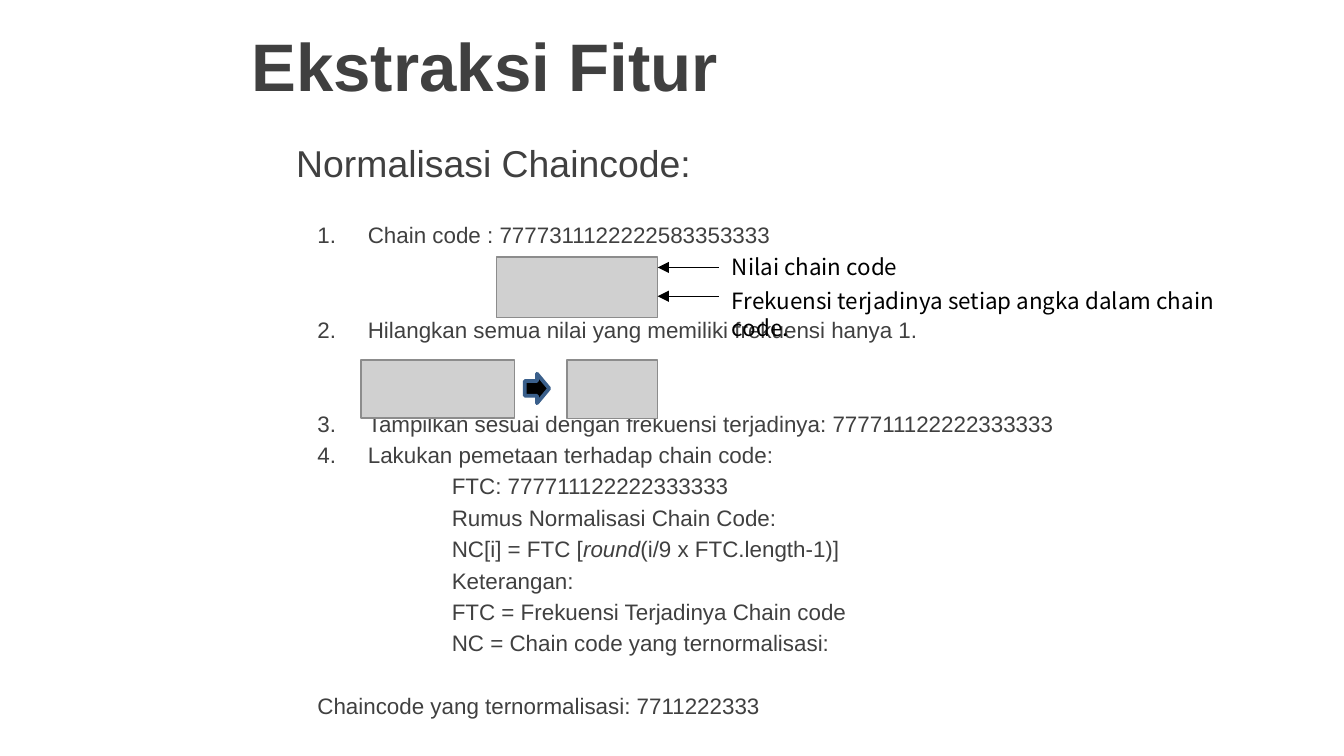
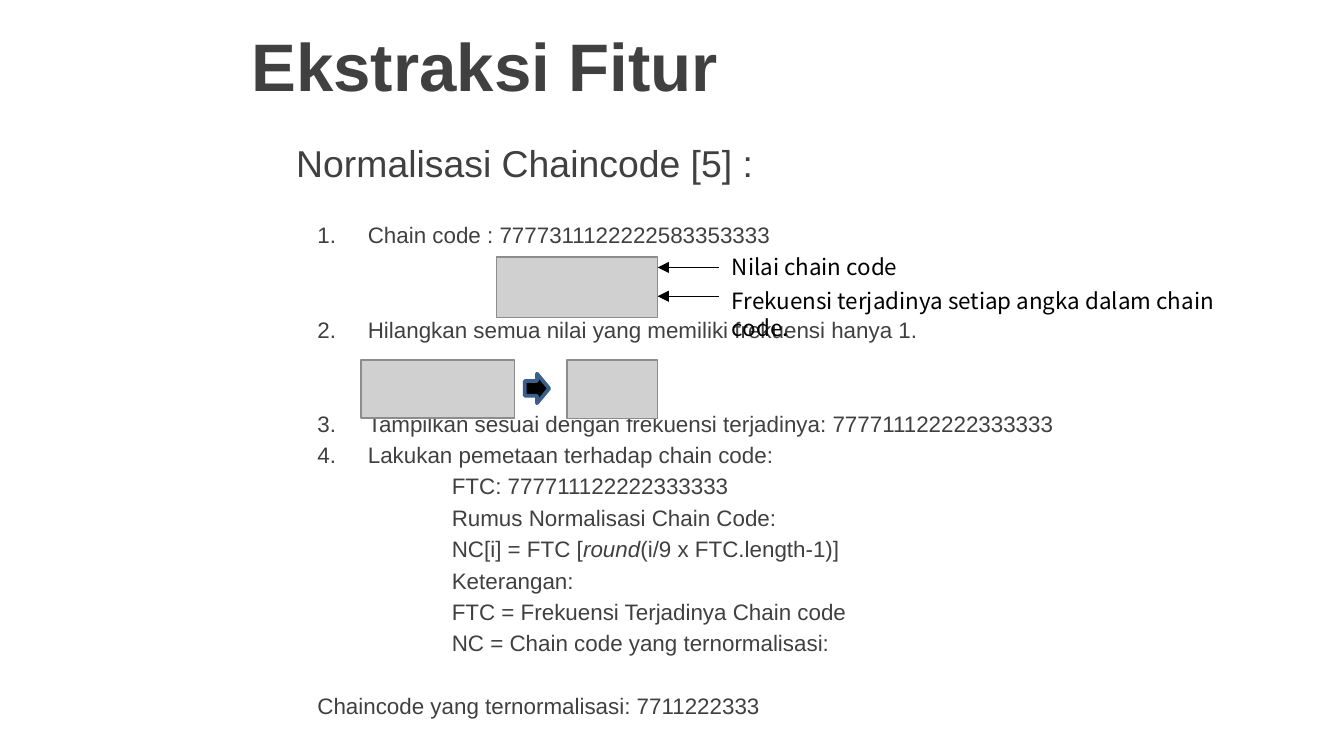
Before and after one commit to ainawind27/arabicocr-data, a slide deck: slide 11 of 1. presentasi/SEMINAR TESIS II/Green-abstract-background-and-squares-PowerPoint-Templates-Widescreen.pptx (slide 10 before the commit). Drawn at 1344x756 pixels with LibreOffice and Linux fonts; fonts in the diff are those of the drawing; grey boxes stand for pictures; background and template pictures are left out. Boxes give left, top, right and bottom in pixels: in the first picture for what was removed or moved away, otherwise in the second. Text is boxed around its words. In the diff, an @@ line names an element or a change of style, - is before the commit and + after.

```diff
--- a/1. presentasi/SEMINAR TESIS II/Green-abstract-background-and-squares-PowerPoint-Templates-Widescreen.pptx
+++ b/1. presentasi/SEMINAR TESIS II/Green-abstract-background-and-squares-PowerPoint-Templates-Widescreen.pptx
@@ text at [296,150,733,184]: text changed @@
-Normalisasi Chaincode:
+Normalisasi Chaincode [5] :
```
Also in this commit, not shown: 8 other slides changed, 22 slides added, 47 other files.
